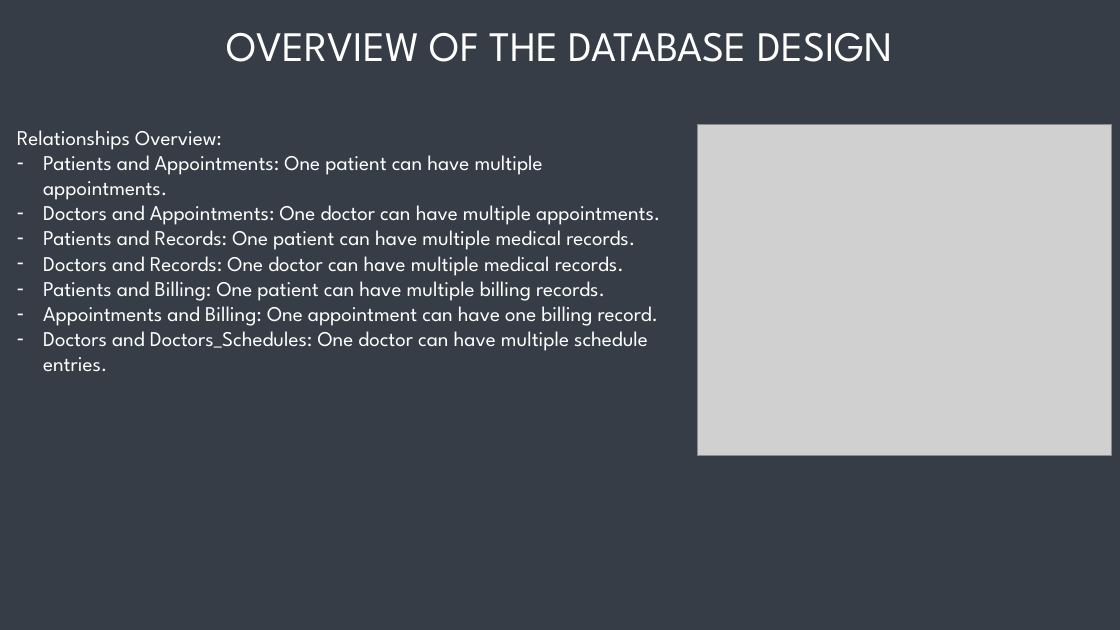
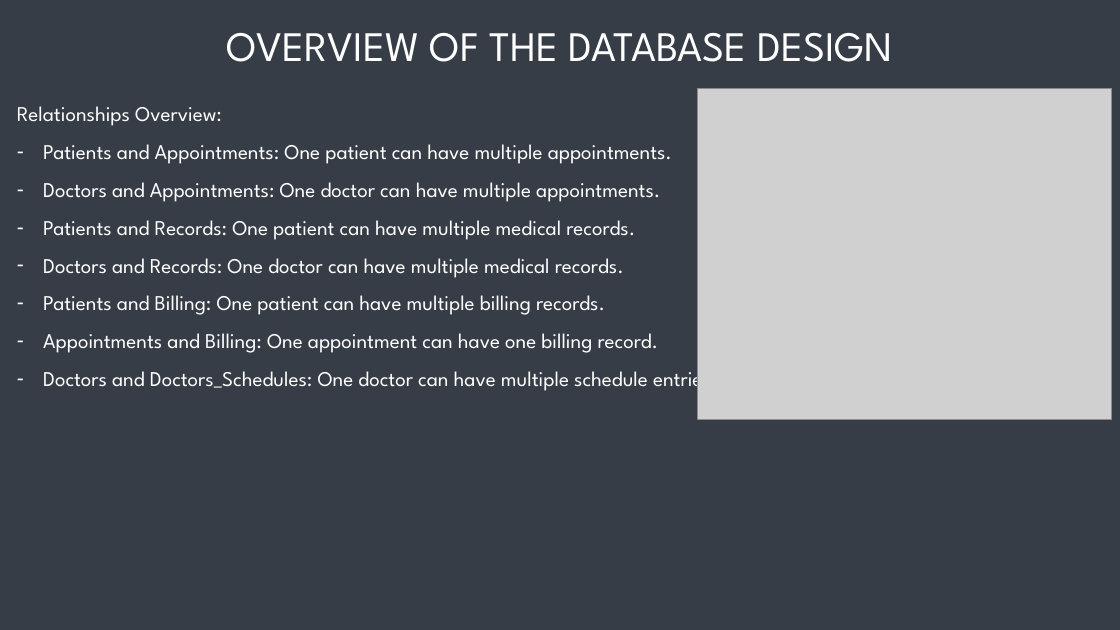
Before and after one commit to RenanAQ/DBS211-Final, a slide deck: slide 5 of DBS211_Presentation_Group4.pptx. Drawn at 1120x630 pixels with LibreOffice and Linux fonts; fonts in the diff are those of the drawing; grey boxes stand for pictures. Boxes give left, top, right and bottom in pixels: in the first picture for what was removed or moved away, otherwise in the second. Text is boxed around its words. In the diff, an @@ line names an element or a change of style, - is before the commit and + after.

```diff
--- a/DBS211_Presentation_Group4.pptx
+++ b/DBS211_Presentation_Group4.pptx
@@ text "Relationships Overview:": place and size @@
-text "Relationships Overview:" at bbox=[17, 130, 660, 372]
+text "Relationships Overview:" at bbox=[17, 106, 717, 392]
@@ text "Relationships Overview:" at bbox=[17, 106, 717, 392]: line spacing 1 to 1.5 @@
@@ picture: place and size @@
-picture at bbox=[697, 124, 1112, 455]
+picture at bbox=[697, 88, 1112, 419]
```
Also in this commit, not shown: 3 other slides changed, 5 other files.
